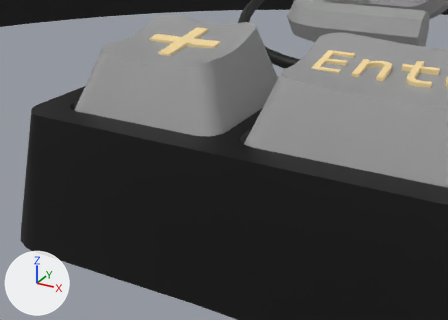
The FBX model Assets/Models/Scene.fbx as it was, and as the next commit left it.
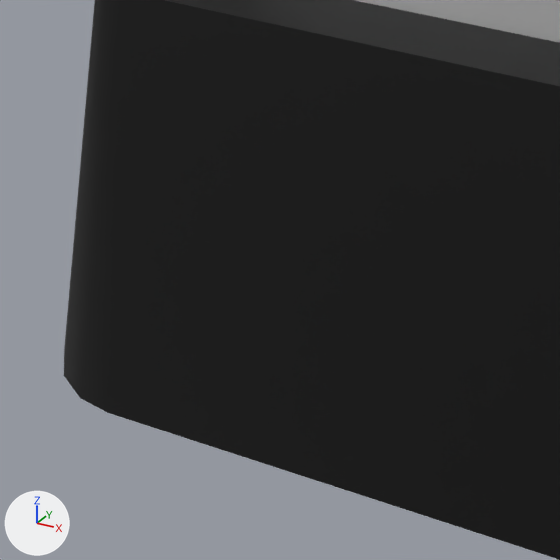
Each version appears first from a 50 mm camera at (1.097, -5.771, 1.846) aimed at (-0.316, -3.202, 0.562), and next in a close-up on the part from 0% to 40% of the width and 37% to 94% of the height. The lights are fixed; the arrows at lower left show +X, +Y and +Z. Where no turn or scale is listed for an object, it has been applied to the vertices.

Before the edit, the objects in view are built like this:
```python
me_cube_001 = bpy.data.meshes.new('Cube.001')
me_cube_001.from_pydata(...)  # 234 vertices, 201 faces; spans x -0.483..0.483, y -0.483..0.483, z 0.0..0.472
me_cube_001.materials.append(mat_material_001)
me_plane_001 = bpy.data.meshes.new('Plane.001')
me_plane_001.from_pydata(...)  # 252 vertices, 229 faces; spans x -1.33..1.76, y -0.78..0.85, z -0.57..0.18
me_plane_001.materials.append(mat_material_001)
ob_pluskey = bpy.data.objects.new('PlusKey', me_cube_001)
ob_pluskey.location = (-0.742, -2.913, 0.67)
ob_table = bpy.data.objects.new('Table', me_plane_001)
ob_table.location = (-0.196, -2.913, 0.571)
```
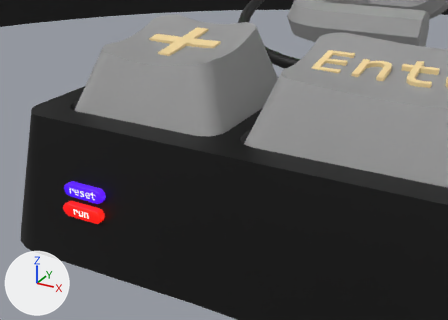
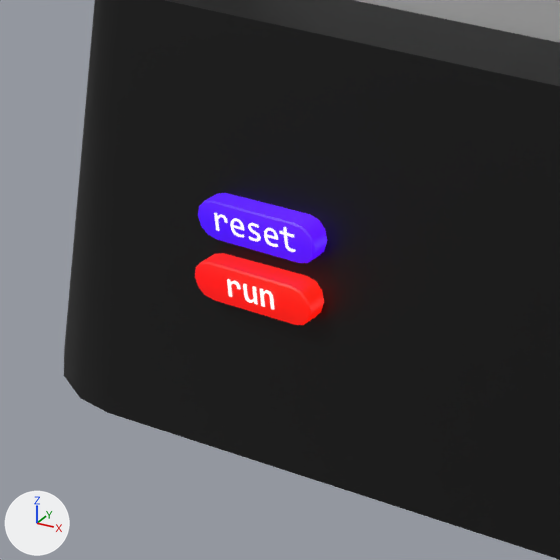
Commit message: Add reset and run buttons to 3d model

Diff of the bpy script that builds the scene:
```diff
--- a/Assets/Models/Scene.fbx.py
+++ b/Assets/Models/Scene.fbx.py
@@ me_plane_005 @@
+me_plane_005.from_pydata(...)  # 206 vertices, 118 faces; spans x -0.125..0.125, y -0.053..-0.001, z -0.036..0.036
+me_plane_005.materials.append(mat_material_001)
@@ me_plane_004 @@
+me_plane_004.from_pydata(...)  # 486 vertices, 272 faces; spans x -0.125..0.125, y -0.051..-0.001, z -0.036..0.036
+me_plane_004.materials.append(mat_material_001)
@@ ob_runbutton @@
+ob_runbutton = bpy.data.objects.new('RunButton', me_plane_005)
+ob_runbutton.location = (-0.903, -3.608, 0.311)
@@ ob_resetbutton @@
+ob_resetbutton = bpy.data.objects.new('ResetButton', me_plane_004)
+ob_resetbutton.location = (-0.903, -3.585, 0.415)
```

Location of each change, (x1, y1, x2, y2) in pixels of the close-ups (560 x 560 px):
'RunButton', added: after (195, 253, 324, 325)
'ResetButton', added: after (198, 193, 327, 263)
